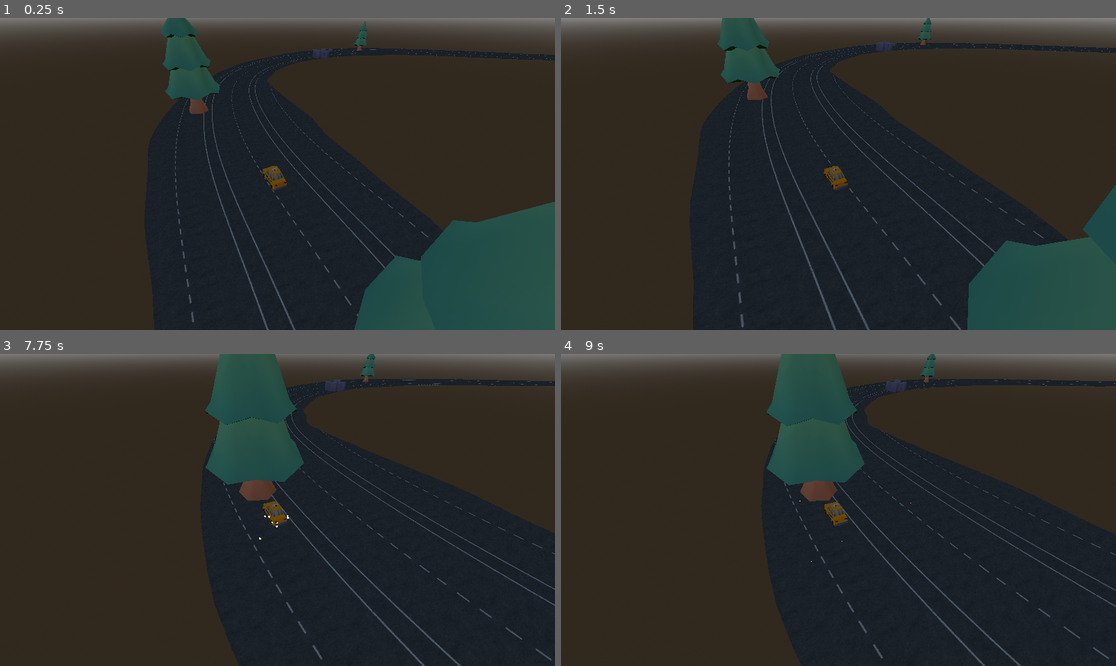
Above: before the commit, frames 1-4 (two rows, left to right).
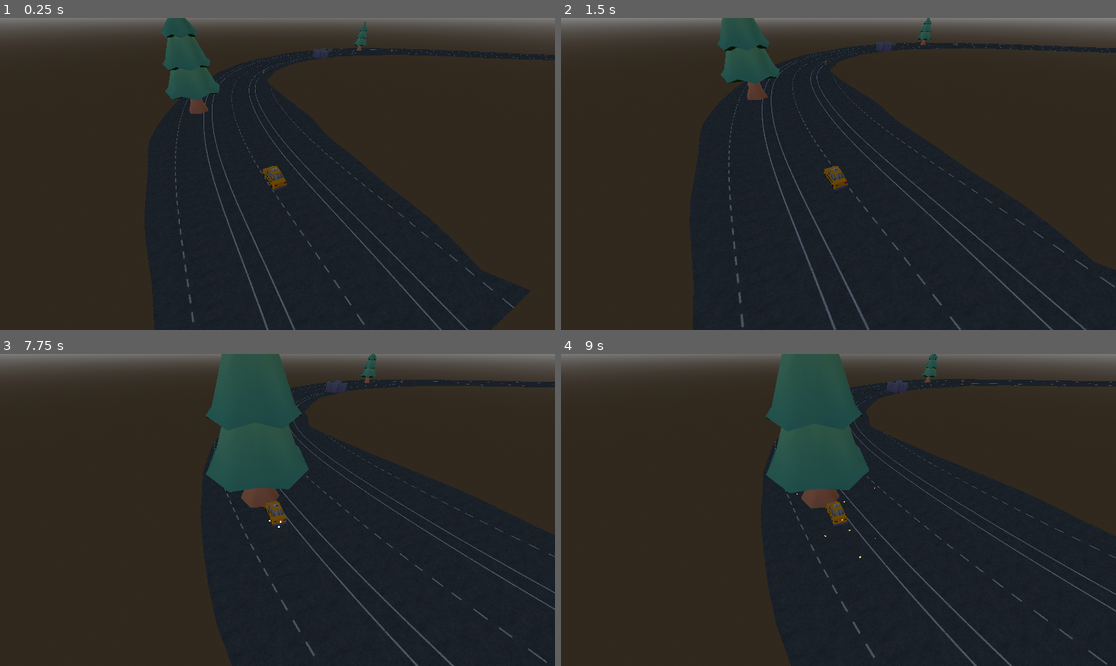
Above: after the commit, the same moments.

Repository: RuntimeRebelsStudio/YouAreYourOwnEnemy
Game: Godot game, scene res://scenes/main/main.tscn
Two runs of this game, one before a commit and one after it. Both use one fixed random seed, a clock stepped at 60 frames per second and the inputs below.
Inputs:
- Up to frame 1 (0.25 s): no input
- Up to frame 2 (1.5 s): hold D (right) 0.53-1.28 s; hold S (backward) from 1.28 s (still down)
- Up to frame 3 (7.75 s): release S (backward) at 2.03 s; hold D (right) 2.03-2.78 s; hold W (forward) 2.78-3.53 s; hold A (left) 3.53-5.03 s; hold S (backward) 5.03-5.78 s; hold D (right) 5.78-6.53 s; hold W (forward) 6.53-7.28 s; hold D (right) from 7.28 s (still down)
- Up to frame 4 (9 s): release D (right) at 8.03 s; hold S (backward) 8.03-8.78 s; hold A (left) from 8.78 s (still down)

The runs differ from the first frame. In frame 1, 11% of the frame differs, in the area x 47-100%, y 10-100%; in frame 2, 7.7%; in frame 3, 3.5%; in frame 4, 3.3%.

Commit message:
feat: new obstacles + more obstacles the longer you drive

Diff:
--- /dev/null
+++ b/scenes/obstacle/character-archer.tscn
@@ -0,0 +1,39 @@
+[gd_scene format=3 uid="uid://c41qrik1upfj0"]
+
+[ext_resource type="PackedScene" uid="uid://b5lkei6o0omgo" path="res://assets/obstacle/FBX/character-archer.fbx" id="1_g0304"]
+[ext_resource type="Script" uid="uid://dawbdelns5vi6" path="res://scenes/obstacle/obstacle.gd" id="1_gaqt4"]
+
+[sub_resource type="BoxShape3D" id="BoxShape3D_6v33g"]
+size = Vector3(0.78149414, 0.5904236, 0.3310547)
+
+[sub_resource type="BoxShape3D" id="BoxShape3D_8ri8m"]
+size = Vector3(0.27215576, 0.20031738, 0.21459961)
+
+[sub_resource type="BoxShape3D" id="BoxShape3D_7vq2e"]
+size = Vector3(0.27737427, 0.19934082, 0.21972656)
+
+[sub_resource type="BoxShape3D" id="BoxShape3D_8nufa"]
+size = Vector3(0.7897644, 0.5973816, 0.33685303)
+
+[node name="CharacterArcher" type="StaticBody3D" unique_id=115081565]
+script = ExtResource("1_gaqt4")
+
+[node name="character-archer" parent="." unique_id=1425049990 instance=ExtResource("1_g0304")]
+
+[node name="CollisionShape3D2" type="CollisionShape3D" parent="." unique_id=2121591627]
+transform = Transform3D(1, 0, 0, 0, 1, 0, 0, 0, 1, 0.00061035156, 0.4896698, 0.0024414063)
+shape = SubResource("BoxShape3D_6v33g")
+
+[node name="CollisionShape3D" type="CollisionShape3D" parent="." unique_id=298495625]
+transform = Transform3D(1, 0, 0, 0, 1, 0, 0, 0, 1, -0.0005187988, 0.101745605, 0.00036621094)
+shape = SubResource("BoxShape3D_8ri8m")
+
+[node name="HitBox" type="Area3D" parent="." unique_id=978196315]
+
+[node name="CollisionShape3D" type="CollisionShape3D" parent="HitBox" unique_id=76374802]
+transform = Transform3D(1, 0, 0, 0, 1, 0, 0, 0, 1, -4.5776367e-05, 0.097717285, -0.00048828125)
+shape = SubResource("BoxShape3D_7vq2e")
+
+[node name="CollisionShape3D2" type="CollisionShape3D" parent="HitBox" unique_id=602682245]
+transform = Transform3D(1, 0, 0, 0, 1, 0, 0, 0, 1, 0.0010528564, 0.48954773, 0.0023498535)
+shape = SubResource("BoxShape3D_8nufa")
--- /dev/null
+++ b/scenes/obstacle/flag.tscn
@@ -0,0 +1,32 @@
+[gd_scene format=3 uid="uid://ctqlorav2l0je"]
+
+[ext_resource type="Script" uid="uid://dawbdelns5vi6" path="res://scenes/obstacle/obstacle.gd" id="1_cqdqj"]
+[ext_resource type="PackedScene" uid="uid://blt2gw782t0t6" path="res://assets/obstacle/FBX/flag.fbx" id="2_2ba2j"]
+
+[sub_resource type="BoxShape3D" id="BoxShape3D_cqdqj"]
+size = Vector3(0.14593506, 0.75038147, 0.15184021)
+
+[sub_resource type="BoxShape3D" id="BoxShape3D_8ri8m"]
+size = Vector3(0.1508789, 0.7553711, 0.15637207)
+
+[sub_resource type="BoxShape3D" id="BoxShape3D_6v33g"]
+size = Vector3(0.29577637, 0.26098633, 0.13677979)
+
+[node name="Flag" type="StaticBody3D" unique_id=1087699740]
+script = ExtResource("1_cqdqj")
+
+[node name="flag" parent="." unique_id=1534784782 instance=ExtResource("2_2ba2j")]
+
+[node name="CollisionShape3D" type="CollisionShape3D" parent="." unique_id=334687442]
+transform = Transform3D(1, 0, 0, 0, 1, 0, 0, 0, 1, 0.0057678223, 0.37747955, -0.0005874634)
+shape = SubResource("BoxShape3D_cqdqj")
+
+[node name="HitBox" type="Area3D" parent="." unique_id=16581933]
+
+[node name="CollisionShape3D" type="CollisionShape3D" parent="HitBox" unique_id=726181471]
+transform = Transform3D(1, 0, 0, 0, 1, 0, 0, 0, 1, 0.0056152344, 0.377384, -0.0005942881)
+shape = SubResource("BoxShape3D_8ri8m")
+
+[node name="CollisionShape3D2" type="CollisionShape3D" parent="HitBox" unique_id=1099103546]
+transform = Transform3D(1, 0, 0, 0, 1, 0, 0, 0, 1, 0.20452881, 0.57702637, 0.011810303)
+shape = SubResource("BoxShape3D_6v33g")
--- /dev/null
+++ b/scenes/obstacle/stones.tscn
@@ -0,0 +1,25 @@
+[gd_scene format=3 uid="uid://b1uiwfsgaerr"]
+
+[ext_resource type="PackedScene" uid="uid://bikdr6wn6hs45" path="res://assets/obstacle/FBX/stones.fbx" id="1_g7tp3"]
+[ext_resource type="Script" uid="uid://dawbdelns5vi6" path="res://scenes/obstacle/obstacle.gd" id="1_x57wq"]
+
+[sub_resource type="BoxShape3D" id="BoxShape3D_6v33g"]
+size = Vector3(0.89160156, 0.4540863, 0.83740234)
+
+[sub_resource type="BoxShape3D" id="BoxShape3D_8ri8m"]
+size = Vector3(0.9022827, 0.46264648, 0.8494873)
+
+[node name="Stones" type="StaticBody3D" unique_id=531490265]
+script = ExtResource("1_x57wq")
+
+[node name="stones" parent="." unique_id=1625228352 instance=ExtResource("1_g7tp3")]
+
+[node name="CollisionShape3D" type="CollisionShape3D" parent="." unique_id=233868164]
+transform = Transform3D(1, 0, 0, 0, 1, 0, 0, 0, 1, -0.0034179688, 0.23006439, 0.024902344)
+shape = SubResource("BoxShape3D_6v33g")
+
+[node name="HitBox" type="Area3D" parent="." unique_id=2136179745]
+
+[node name="CollisionShape3D" type="CollisionShape3D" parent="HitBox" unique_id=185556521]
+transform = Transform3D(1, 0, 0, 0, 1, 0, 0, 0, 1, -0.0039978027, 0.2298584, 0.024841309)
+shape = SubResource("BoxShape3D_8ri8m")
--- a/scenes/obstacle/tree.tscn
+++ b/scenes/obstacle/tree.tscn
@@ -3,13 +3,17 @@
 [ext_resource type="Script" uid="uid://dawbdelns5vi6" path="res://scenes/obstacle/obstacle.gd" id="1_3i47e"]
 [ext_resource type="PackedScene" uid="uid://bwu28qm06x7tt" path="res://assets/obstacle/FBX/tree.fbx" id="1_o6cn5"]
 
-[sub_resource type="CapsuleShape3D" id="CapsuleShape3D_6v33g"]
-radius = 0.45361328
-height = 1.7070313
+[sub_resource type="BoxShape3D" id="BoxShape3D_8nufa"]
+size = Vector3(0.33161926, 0.29673767, 0.3789673)
 
-[sub_resource type="CapsuleShape3D" id="CapsuleShape3D_7vq2e"]
-radius = 0.46875
-height = 1.7314453
+[sub_resource type="BoxShape3D" id="BoxShape3D_7vq2e"]
+size = Vector3(0.91967773, 1.3765869, 0.8725281)
+
+[sub_resource type="BoxShape3D" id="BoxShape3D_6v33g"]
+size = Vector3(0.9296875, 1.3896484, 0.88305664)
+
+[sub_resource type="BoxShape3D" id="BoxShape3D_8ri8m"]
+size = Vector3(0.33776855, 0.30316162, 0.38378906)
 
 [node name="Tree" type="StaticBody3D" unique_id=576092604]
 script = ExtResource("1_3i47e")
@@ -17,12 +21,20 @@
 
 [node name="tree" parent="." unique_id=1189309522 instance=ExtResource("1_o6cn5")]
 
+[node name="CollisionShape3D2" type="CollisionShape3D" parent="." unique_id=1363724005]
+transform = Transform3D(1, 0, 0, 0, 1, 0, 0, 0, 1, -0.0005569458, 0.15016937, -0.0018615723)
+shape = SubResource("BoxShape3D_8nufa")
+
 [node name="CollisionShape3D" type="CollisionShape3D" parent="." unique_id=1117448503]
-transform = Transform3D(1, 0, 0, 0, 1, 0, 0, 0, 1, 0, 0.8496094, 0)
-shape = SubResource("CapsuleShape3D_6v33g")
+transform = Transform3D(1, 0, 0, 0, 1, 0, 0, 0, 1, 0.00061035156, 0.989563, 0.0031280518)
+shape = SubResource("BoxShape3D_7vq2e")
 
 [node name="HitBox" type="Area3D" parent="." unique_id=428644696]
 
 [node name="CollisionShape3D" type="CollisionShape3D" parent="HitBox" unique_id=1784092905]
-transform = Transform3D(1, 0, 0, 0, 1, 0, 0, 0, 1, 0, 0.84814453, 0)
-shape = SubResource("CapsuleShape3D_7vq2e")
+transform = Transform3D(1, 0, 0, 0, 1, 0, 0, 0, 1, 0.0009765625, 0.99243164, 0.0015869141)
+shape = SubResource("BoxShape3D_6v33g")
+
+[node name="CollisionShape3D2" type="CollisionShape3D" parent="HitBox" unique_id=880134434]
+transform = Transform3D(1, 0, 0, 0, 1, 0, 0, 0, 1, -0.0005493164, 0.15029907, -0.0014648438)
+shape = SubResource("BoxShape3D_8ri8m")
--- a/scenes/track/track_chunk.tscn
+++ b/scenes/track/track_chunk.tscn
@@ -5,11 +5,14 @@
 [ext_resource type="PackedScene" uid="uid://w18hi4430yl8" path="res://scenes/obstacle/fence.tscn" id="3_joh5a"]
 [ext_resource type="PackedScene" uid="uid://bpg7mlyejki43" path="res://scenes/obstacle/rocks-low.tscn" id="4_hvr2s"]
 [ext_resource type="PackedScene" uid="uid://cdbh3i6uulvxm" path="res://scenes/obstacle/tree.tscn" id="5_06kto"]
+[ext_resource type="PackedScene" uid="uid://c41qrik1upfj0" path="res://scenes/obstacle/character-archer.tscn" id="6_hvr2s"]
+[ext_resource type="PackedScene" uid="uid://ctqlorav2l0je" path="res://scenes/obstacle/flag.tscn" id="7_06kto"]
+[ext_resource type="PackedScene" uid="uid://b1uiwfsgaerr" path="res://scenes/obstacle/stones.tscn" id="8_3ujw3"]
 
 [node name="TrackChunk" type="StaticBody3D" unique_id=443274225]
 script = ExtResource("1_c1u5b")
 road_texture = ExtResource("2_joh5a")
-obstacle_scenes = Array[PackedScene]([ExtResource("3_joh5a"), ExtResource("4_hvr2s"), ExtResource("5_06kto")])
+obstacle_scenes = Array[PackedScene]([ExtResource("3_joh5a"), ExtResource("4_hvr2s"), ExtResource("5_06kto"), ExtResource("6_hvr2s"), ExtResource("7_06kto"), ExtResource("8_3ujw3")])
 
 [node name="MeshInstance" type="MeshInstance3D" parent="." unique_id=1918029248]
 
--- a/scripts/TrackMath.gd
+++ b/scripts/TrackMath.gd
@@ -6,7 +6,12 @@
 static var noise_micro := FastNoiseLite.new()   # Schnelle S-Kurven / Schikanen
 static var noise_sharp := FastNoiseLite.new()   # Seltene, scharfe Haken
 
+# DAS NOCH BALANCEN:
 static var step_size: float = 2.0
+static var max_difficulty_distance: float = 250.0
+static var min_spawn_prob: float = 0.40
+static var max_spawn_prob: float = 0.95
+
 
 # --- SANDUHR-BREITEN ---
 static var min_track_width: float = 5.0   # Echtes Engpass-Nadelöhr
@@ -137,21 +142,35 @@
 	return best_idx * step_size
 
 # Gibt Spawndaten deterministisch und quer über die ganze Fahrbahn verteilt zurück
+# In TrackMath.gd:
+
 static func get_obstacle_info(s: float, asset_count: int) -> Dictionary:
 	if asset_count == 0:
 		return {"has_obstacle": false}
 
-	# 1. Zone prüfen
+	# --- 1. SCHWIERIGKEITS-SKALIERUNG BERECHNEN ---
+	# Nach wie vielen Metern soll die maximale Dichte erreicht sein? (z.B. 3000 Meter)
+	var progress := clampf(s / max_difficulty_distance, 0.0, 1.0) # 0.0 am Start -> 1.0 nach 3000m
+
+	# Wahrscheinlichkeit steigt von 20% (Start) auf max. 65% (Late Game)
+	var current_spawn_prob : float = lerp(min_spawn_prob, max_spawn_prob, progress)
+
+	# Auch die Zonen-Einschränkung öffnet sich sanft (Start: nur dichte Zonen, später: fast überall)
+	var zone_threshold : float = lerp(0.05, -0.25, progress)
+
+
+	# --- 2. ZONE UND SPAWN-CHANCE PRÜFEN ---
 	var zone_density := noise_obs_spawn.get_noise_1d(s)
 
-	if zone_density > -0.1:
+	if zone_density > zone_threshold:
 		var step_id := int(s)
 
-		# 2. Hash für das Auftauchen
+		# Deterministischer Hash für das Auftauchen
 		var spawn_hash := posmod(hash(step_id * 73856093 ^ noise_obs_spawn.seed), 100000)
 		var spawn_chance := (spawn_hash % 100) / 100.0
 
-		if spawn_chance < 0.45:
+		# Dynamische Prüfung basierend auf dem aktuellen Fortschritt (s)
+		if spawn_chance < current_spawn_prob:
 			# 3. Asset-Index wählen
 			var type_hash := posmod(hash(step_id * 19349663 ^ (noise_obs_spawn.seed + 99)), 100000)
 			var selected_index := type_hash % asset_count
@@ -161,11 +180,11 @@
 			var normalized_pos := (pos_hash % 1001) / 1000.0
 			var offset_ratio := (normalized_pos * 1.7) - 0.85
 
-			# 5. Rotation (0.0 bis 359.9 Grad)
+			# 5. Rotation (0 bis 360 Grad)
 			var rot_hash := posmod(hash(step_id * 9182731 ^ (noise_obs_spawn.seed + 123)), 100000)
 			var rotation_deg := (rot_hash % 3600) / 10.0
 
-			# 6. DETERMINISTISCHES SKALIERUNGS-VERHÄLTNIS (0.0 bis 1.0)
+			# 6. Skalierungs-Verhältnis (0.0 bis 1.0)
 			var scale_hash := posmod(hash(step_id * 482711 ^ (noise_obs_spawn.seed + 222)), 100000)
 			var scale_ratio := (scale_hash % 1001) / 1000.0
 
